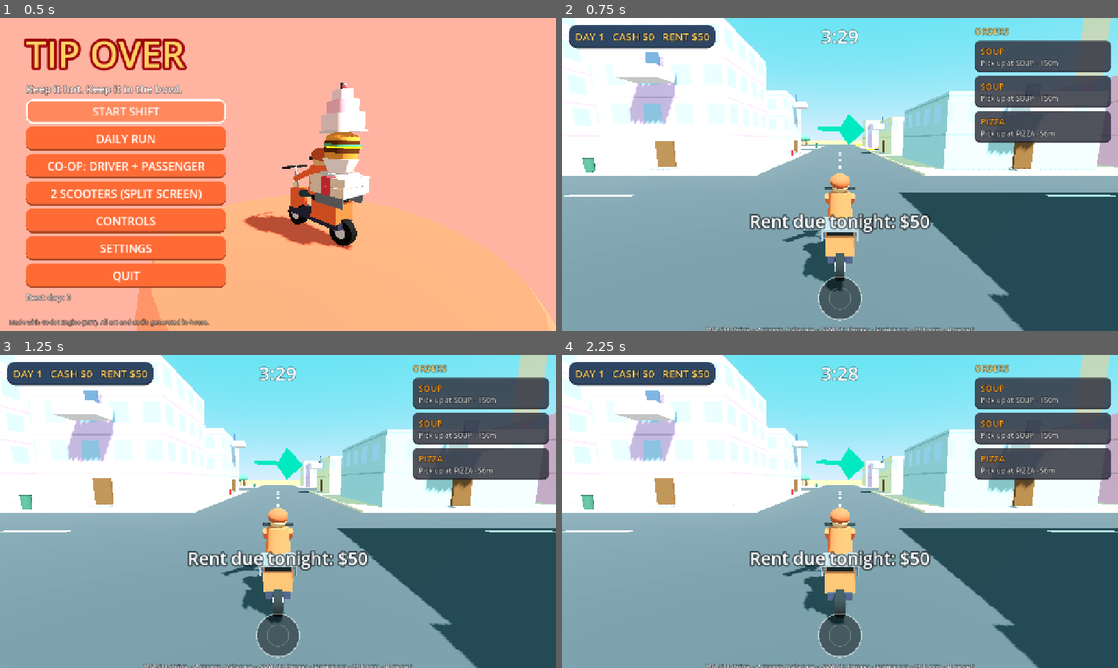
Above: before the commit, frames 1-4 (two rows, left to right).
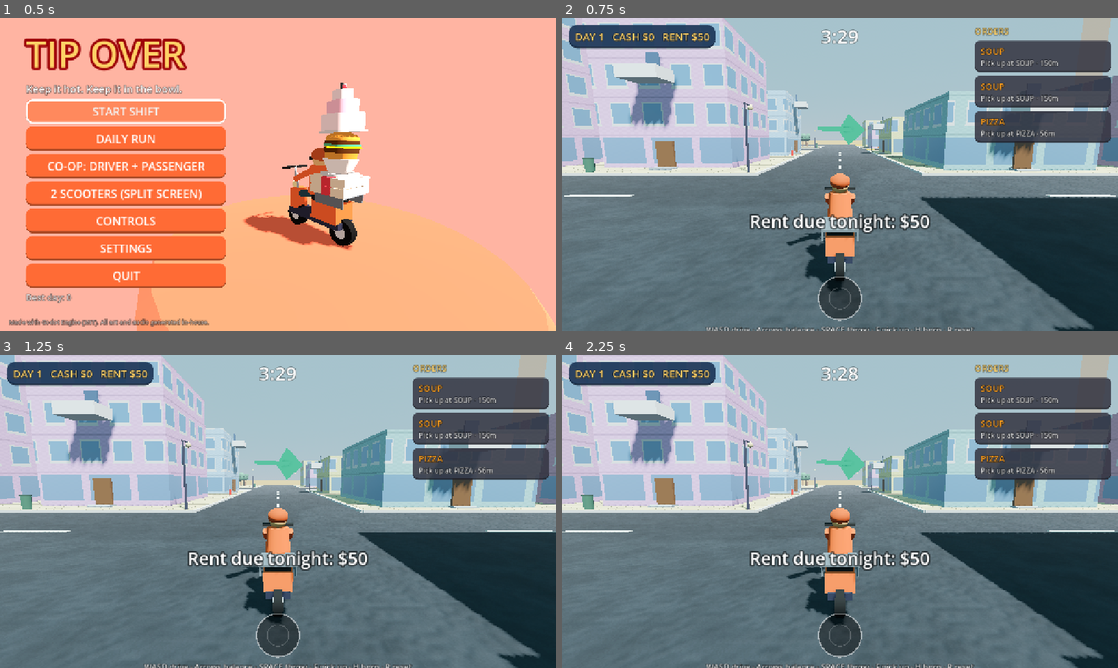
Above: after the commit, the same moments.

Repository: rraeyz/Hot_Delivery
Game: Godot game, scene res://scenes/main.tscn
Two runs of this game, one before a commit and one after it. Both use one fixed random seed, a clock stepped at 60 frames per second and the inputs below.
Inputs (mouse positions are in pixels of both pictures, inside the frame that each line leads up to):
- Up to frame 1 (0.5 s): no input
- Up to frame 2 (0.75 s): click "DAILY RUN" at 0.5 s
- Up to frame 3 (1.25 s): no input
- Up to frame 4 (2.25 s): tap Enter (p2_throw) at 1.25 s; move the mouse to (962, 495) at 1.27 s; hold D (p1_right) 1.28-2.03 s; tap H (p1_horn) at 1.35 s; tap Backspace (p2d_reset) at 2 s; move the mouse to (728, 527) at 2.02 s; hold S (p1_brake) from 2.03 s (still down); tap W (p1_throttle) at 2.1 s

Frame 1 is identical in both runs. In frame 2, 88% of the frame differs, in the area x 0-100%, y 0-100%; in frame 3, 88%; in frame 4, 88%.

Commit message:
WIP visual overhaul: Forward+ renderer, Look module (time of day, AgX, SSAO/SSIL, volumetric fog, procedural road/tile/building shaders), lamps, headlight, quality setting
Co-Authored-By: Claude Opus 5.5 <noreply@anthropic.com>
Claude-Session: https://claude.ai/code/session_01JFvHhZrpuE6HWb489Piese

Diff:
--- a/project.godot
+++ b/project.godot
@@ -6,7 +6,7 @@
 config/name="Tip Over"
 config/description="Physics comedy food delivery roguelite."
 run/main_scene="res://scenes/main.tscn"
-config/features=PackedStringArray("4.6", "GL Compatibility")
+config/features=PackedStringArray("4.6", "Forward Plus")
 config/icon="res://icon.svg"
 
 [autoload]
@@ -27,6 +27,7 @@
 
 [rendering]
 
-renderer/rendering_method="gl_compatibility"
-renderer/rendering_method.mobile="gl_compatibility"
+renderer/rendering_method="forward_plus"
+renderer/rendering_method.mobile="mobile"
+rendering_device/fallback_to_opengl3=true
 anti_aliasing/quality/msaa_3d=2
--- a/scripts/game.gd
+++ b/scripts/game.gd
@@ -3,12 +3,12 @@
 
 const SAVE_PATH := "user://save.json"
 
-var settings := {"color": 0, "lang": "", "shake": 1.0, "volume": 0.8, "music": 0.6, "fullscreen": false}
+var settings := {"quality": 2, "color": 0, "lang": "", "shake": 1.0, "volume": 0.8, "music": 0.6, "fullscreen": false}
 var save := {"best_day": 0, "runs": 0, "unlock_level": 0, "rep": 0, "daily_best": {}}
 
 const UI := {
 	"en": {
-		"play": "START SHIFT", "daily": "DAILY RUN", "coop": "CO-O …(114 unchanged characters)…  "CONTROLS", "color": "SCOOTER COLOR", "district": "District", "bazaar": "Bazaar …(156 unchanged characters)…
+		"play": "START SHIFT", "daily": "DAILY RUN", "coop": "CO-O …(114 unchanged characters)…  "CONTROLS", "color": "SCOOTER COLOR", "quality": "GRAPHICS", "q0": "LOW", "q1": "MEDIUM", "q2": "HIGH", "district": "District", "bazaar": "Bazaar …(156 unchanged characters)…
 		"settings": "SETTINGS", "quit": "QUIT", "day": "DAY", "rent": "RENT", "money": "CASH",
 		"time": "TIME", "pickup": "Pick up at", "deliver": "Deliver to", "orders": "ORDERS",
 		"no_orders": "Waiting for orders...", "fired": "YOU'RE FIRED!", "paid": "RENT PAID",
@@ -27,7 +27,7 @@
 		"rent_due": "Rent due tonight: $%d", "credits": "Made with Godot Engine (MIT). All art and audio generated in-house.",
 	},
 	"tr": {
-		"play": "VARDİYAYA BAŞLA", "daily": "GÜNLÜK KOŞU", "coop": …(124 unchanged characters)… KONTROLLER", "color": "SCOOTER RENGİ", "district": "Mahalle", "bazaar": "Çarşı", …(157 unchanged characters)…
+		"play": "VARDİYAYA BAŞLA", "daily": "GÜNLÜK KOŞU", "coop": …(124 unchanged characters)… KONTROLLER", "color": "SCOOTER RENGİ", "quality": "GRAFİK", "q0": "DÜŞÜK", "q1": "ORTA", "q2": "YÜKSEK", "district": "Mahalle", "bazaar": "Çarşı", …(157 unchanged characters)…
 		"settings": "AYARLAR", "quit": "ÇIKIŞ", "day": "GÜN", "rent": "KİRA", "money": "PARA",
 		"time": "SÜRE", "pickup": "Al:", "deliver": "Teslim:", "orders": "SİPARİŞLER",
 		"no_orders": "Sipariş bekleniyor...", "fired": "KOVULDUN!", "paid": "KİRA ÖDENDİ",
--- a/scripts/logic/run_state.gd
+++ b/scripts/logic/run_state.gd
@@ -37,6 +37,7 @@
 var fired := false
 var stats := {"deliveries": 0, "crashes": 0, "throws": 0, "spilled": 0, "best_tip": 0}
 var theme := "bazaar"
+var tod := "noon"   # time of day of the current shift
 var unlock_level := 0   # how many extra foods are unlocked (meta progression)
 
 
@@ -115,6 +116,7 @@
 
 func roll_chaos() -> void:
 	chaos.clear()
+	tod = "noon" if day == 1 else ["morning", "noon", "sunset", "night"][rng.randi() % 4]
 	var n := 0
 	if day >= 2:
 		n = 1
--- /dev/null
+++ b/scripts/look.gd
@@ -0,0 +1,203 @@
+class_name Look
+extends RefCounted
+## Visual style: environment/lighting per time of day, and world-space procedural materials.
+## Everything is generated (no texture files), so it stays license-free and tiny.
+
+const TODS := {
+	# sun pitch/yaw (deg), sun color, sun energy, sky top, horizon, ambient energy, night factor
+	"morning": [-22.0, 60.0, "#ffd6a5", 1.0, "#8ecae6", "#ffe5d9", 0.45, 0.0],
+	"noon": [-58.0, 35.0, "#fff8ee", 1.25, "#4ea8de", "#cde7f7", 0.5, 0.0],
+	"sunset": [-9.0, -60.0, "#ff8c42", 1.1, "#3d5a80", "#ffb07c", 0.4, 0.15],
+	"night": [-40.0, 120.0, "#9db4ff", 0.18, "#0b1026", "#26305a", 0.25, 1.0],
+}
+
+const ROAD_SHADER := """
+shader_type spatial;
+uniform vec3 tint : source_color = vec3(0.19, 0.2, 0.22);
+uniform float wet = 0.0;
+varying vec3 wpos;
+float hash(vec2 p) { return fract(sin(dot(p, vec2(127.1, 311.7))) * 43758.5453); }
+float noise(vec2 p) {
+	vec2 i = floor(p); vec2 f = fract(p); f = f * f * (3.0 - 2.0 * f);
+	return mix(mix(hash(i), hash(i + vec2(1, 0)), f.x), mix(hash(i + vec2(0, 1)), hash(i + vec2(1, 1)), f.x), f.y);
+}
+void vertex() { wpos = (MODEL_MATRIX * vec4(VERTEX, 1.0)).xyz; }
+void fragment() {
+	vec2 p = wpos.xz;
+	float n = noise(p * 1.7) * 0.5 + noise(p * 7.0) * 0.3 + hash(floor(p * 40.0)) * 0.2;
+	float patch = smoothstep(0.55, 0.6, noise(p * 0.08));
+	vec3 col = tint * (0.8 + 0.4 * n) * (1.0 - patch * 0.15);
+	ALBEDO = col;
+	ROUGHNESS = mix(0.92, 0.25, wet * (0.6 + 0.4 * noise(p * 0.5)));
+	float e = 0.02;
+	float nx = noise((p + vec2(e, 0)) * 7.0) - noise((p - vec2(e, 0)) * 7.0);
+	float nz = noise((p + vec2(0, e)) * 7.0) - noise((p - vec2(0, e)) * 7.0);
+	NORMAL = normalize(NORMAL + (VIEW_MATRIX * vec4(nx * 1.5, 0.0, nz * 1.5, 0.0)).xyz);
+}
+"""
+
+const TILE_SHADER := """
+shader_type spatial;
+uniform vec3 tint : source_color = vec3(0.72, 0.69, 0.65);
+uniform float tile = 1.2;
+uniform float grass = 0.0;
+varying vec3 wpos;
+float hash(vec2 p) { return fract(sin(dot(p, vec2(127.1, 311.7))) * 43758.5453); }
+void vertex() { wpos = (MODEL_MATRIX * vec4(VERTEX, 1.0)).xyz; }
+void fragment() {
+	vec2 p = wpos.xz / tile;
+	vec2 g = fract(p);
+	float joint = 1.0 - step(0.04, g.x) * step(0.04, g.y);
+	float h = hash(floor(p));
+	vec3 col = tint * (0.88 + 0.16 * h);
+	if (grass > 0.5) {
+		float b = hash(floor(wpos.xz * 9.0));
+		col = tint * (0.75 + 0.35 * b);
+		joint = 0.0;
+	}
+	if (NORMAL.y < 0.5) { joint = 0.0; col *= 0.85; }
+	ALBEDO = mix(col, col * 0.55, joint);
+	ROUGHNESS = 0.85;
+}
+"""
+
+const BUILDING_SHADER := """
+shader_type spatial;
+uniform vec3 base_color : source_color;
+uniform float night = 0.0;
+uniform float seed = 0.0;
+varying vec3 wpos;
+varying vec3 wnorm;
+float hash(vec2 p) { return fract(sin(dot(p, vec2(127.1, 311.7)) + seed) * 43758.5453); }
+void vertex() {
+	wpos = (MODEL_MATRIX * vec4(VERTEX, 1.0)).xyz;
+	wnorm = normalize((MODEL_MATRIX * vec4(NORMAL, 0.0)).xyz);
+}
+void fragment() {
+	if (abs(wnorm.y) > 0.5) {
+		vec2 g = fract(wpos.xz / 2.0);
+		ALBEDO = base_color * 0.55 * (0.9 + 0.1 * step(0.5, g.x));
+		ROUGHNESS = 0.95;
+	} else {
+		vec2 c = abs(wnorm.x) > 0.5 ? wpos.zy : wpos.xy;
+		vec2 cell = floor(c / vec2(2.6, 3.0));
+		vec2 g = fract(c / vec2(2.6, 3.0));
+		float frame = step(0.18, g.x) * step(g.x, 0.82) * step(0.25, g.y) * step(g.y, 0.85);
+		float glass = step(0.22, g.x) * step(g.x, 0.78) * step(0.29, g.y) * step(g.y, 0.81);
+		float upper = step(3.2, wpos.y);
+		frame *= upper; glass *= upper;
+		float sill = step(0.2, g.y) * step(g.y, 0.25) * step(0.15, g.x) * step(g.x, 0.85) * upper;
+		float band = step(0.96, fract(wpos.y / 3.0));
+		float shop = (1.0 - upper) * step(0.6, wpos.y) * step(wpos.y, 2.7) * step(0.08, fract(c.x / 4.0)) * step(fract(c.x / 4.0), 0.92);
+		float brick = step(0.5, fract(c.y * 3.0 + step(0.5, fract(c.x * 1.5)) * 0.5)) * 0.04;
+		vec3 wall = base_color * (0.95 - brick) * (1.0 - band * 0.15);
+		vec3 frame_col = vec3(0.93);
+		float lit = step(0.55, hash(cell)) * night;
+		vec3 glass_col = mix(vec3(0.45, 0.62, 0.78), vec3(1.0, 0.82, 0.5), lit);
+		vec3 col = mix(wall, frame_col, frame - glass + sill);
+		col = mix(col, glass_col, max(glass, shop * 0.9));
+		ALBEDO = col;
+		ROUGHNESS = mix(0.9, 0.08, max(glass, shop));
+		METALLIC = max(glass, shop) * 0.3;
+		EMISSION = glass_col * max(glass * lit, shop * night) * 1.6;
+	}
+}
+"""
+
+static var _shaders := {}
+
+
+static func shader(code: String) -> Shader:
+	if not _shaders.has(code):
+		var s := Shader.new()
+		s.code = code
+		_shaders[code] = s
+	return _shaders[code]
+
+
+static func road_mat(wet: bool) -> ShaderMaterial:
+	var m := ShaderMaterial.new()
+	m.shader = shader(ROAD_SHADER)
+	m.set_shader_parameter("wet", 1.0 if wet else 0.0)
+	return m
+
+
+static func tile_mat(c: Color, grass := false, tile := 1.2) -> ShaderMaterial:
+	var m := ShaderMaterial.new()
+	m.shader = shader(TILE_SHADER)
+	m.set_shader_parameter("tint", c)
+	m.set_shader_parameter("grass", 1.0 if grass else 0.0)
+	m.set_shader_parameter("tile", tile)
+	return m
+
+
+static func building_mat(c: Color, night: float, seed_value: float) -> ShaderMaterial:
+	var m := ShaderMaterial.new()
+	m.shader = shader(BUILDING_SHADER)
+	m.set_shader_parameter("base_color", c)
+	m.set_shader_parameter("night", night)
+	m.set_shader_parameter("seed", seed_value)
+	return m
+
+
+## Builds sky, sun and post-processing. Returns {env, sun, night}.
+static func environment(parent: Node, tod: String, theme: Dictionary, chaos: Array) -> Dictionary:
+	var d: Array = TODS[tod]
+	var q := int(Game.settings.get("quality", 2))
+	var rainy := "rain" in chaos
+	var we := WorldEnvironment.new()
+	var env := Environment.new()
+	var sky := Sky.new()
+	var sm := ProceduralSkyMaterial.new()
+	sm.sky_top_color = Color(d[4]) if tod != "noon" else Color(theme.sky)
+	sm.sky_horizon_color = Color(d[5])
+	sm.ground_horizon_color = Color(d[5])
+	sm.ground_bottom_color = Color(d[5]).darkened(0.6)
+	sm.sun_angle_max = 20.0
+	sm.sky_curve = 0.12
+	if rainy:
+		sm.sky_top_color = sm.sky_top_color.lerp(Color("#5c677d"), 0.7)
+		sm.sky_horizon_color = sm.sky_horizon_color.lerp(Color("#979dac"), 0.7)
+	sky.sky_material = sm
+	env.background_mode = Environment.BG_SKY
+	env.sky = sky
+	env.ambient_light_source = Environment.AMBIENT_SOURCE_SKY
+	env.ambient_light_energy = d[6] * (1.2 if rainy else 1.0)
+	env.reflected_light_source = Environment.REFLECTION_SOURCE_SKY
+	env.tonemap_mode = Environment.TONE_MAPPER_AGX if q > 0 else Environment.TONE_MAPPER_FILMIC
+	env.tonemap_white = 6.0
+	env.adjustment_enabled = true
+	env.adjustment_saturation = 1.15
+	env.adjustment_contrast = 1.05
+	env.glow_enabled = true
+	env.glow_intensity = 0.5 if tod == "night" else 0.25
+	env.glow_bloom = 0.05
+	if q >= 1:
+		env.ssao_enabled = true
+		env.ssao_radius = 1.2
+		env.ssao_intensity = 1.6
+	if q >= 2:
+		env.ssil_enabled = true
+		env.volumetric_fog_enabled = true
+		env.volumetric_fog_density = 0.004 if tod != "night" else 0.01
+		env.volumetric_fog_albedo = Color(d[5])
+		env.volumetric_fog_anisotropy = 0.6
+	env.fog_enabled = true
+	env.fog_light_color = Color(d[5])
+	env.fog_density = 0.002
+	env.fog_aerial_perspective = 0.4
+	if "fog" in chaos:
+		env.fog_density = 0.035
+		env.fog_sky_affect = 0.6
+	we.environment = env
+	parent.add_child(we)
+	var sun := DirectionalLight3D.new()
+	sun.rotation = Vector3(deg_to_rad(d[0]), deg_to_rad(d[1]), 0)
+	sun.light_color = Color(d[2])
+	sun.light_energy = d[3] * (0.5 if rainy else 1.0)
+	sun.shadow_enabled = true
+	sun.shadow_blur = 1.5
+	sun.directional_shadow_max_distance = 90.0 if q >= 2 else 60.0
+	sun.directional_shadow_mode = DirectionalLight3D.SHADOW_PARALLEL_4_SPLITS if q >= 1 else DirectionalLight3D.SHADOW_ORTHOGONAL
+	parent.add_child(sun)
+	return {"env": env, "sun": sun, "night": float(d[7])}
--- a/scripts/main.gd
+++ b/scripts/main.gd
@@ -208,6 +208,10 @@
 			Game.settings[key] = val
 			Game.apply_settings())
 		v.add_child(s)
+	v.add_child(UiKit.button("%s: %s" % [Game.t("quality"), Game.t("q%d" % int(Game.settings.quality))], func():
+		Game.settings.quality = (int(Game.settings.quality) + 1) % 3
+		Game.write_save()
+		show_settings()))
 	var nc := Game.colors_unlocked()
 	var cb := UiKit.button("%s %d/%d" % [Game.t("color"), int(Game.settings.color) + 1, nc], func():
 		Game.settings.color = (int(Game.settings.color) + 1) % Game.colors_unlocked()
--- a/scripts/scooter.gd
+++ b/scripts/scooter.gd
@@ -25,6 +25,7 @@
 var color := Color("#ff6b35")
 var rack: Rack
 var visual: Node3D
+var headlight: SpotLight3D
 var rider: Node3D
 var wheels: Array = []
 var rays: Array = []
@@ -103,6 +104,14 @@
 	stem.rotation.x = -0.25
 	U.box(visual, Vector3(0.7, 0.05, 0.05), Color("#1d1d1d"), Vector3(0, 1.33, -0.72))
 	U.sphere(visual, 0.08, Color("#fff3b0"), Vector3(0, 0.95, -0.7))  # headlight
+	headlight = SpotLight3D.new()
+	headlight.position = Vector3(0, 0.95, -0.75)
+	headlight.spot_range = 22.0
+	headlight.spot_angle = 32.0
+	headlight.light_energy = 3.0
+	headlight.light_color = Color("#fff3d6")
+	headlight.visible = false
+	visual.add_child(headlight)
 	# rack plate
 	U.box(visual, Vector3(0.62, 0.04, 0.62), Color("#6c757d"), Vector3(0, 0.96, 0.5))
 	for x in [-0.29, 0.29]:
--- a/scripts/world.gd
+++ b/scripts/world.gd
@@ -4,32 +4,7 @@
 
 signal shift_ended(result: Dictionary)
 
-const BUILDING_SHADER := """
-shader_type spatial;
-uniform vec3 base_color : source_color;
-varying vec3 wpos;
-varying vec3 wnorm;
-void vertex() {
-	wpos = (MODEL_MATRIX * vec4(VERTEX, 1.0)).xyz;
-	wnorm = normalize((MODEL_MATRIX * vec4(NORMAL, 0.0)).xyz);
-}
-void fragment() {
-	if (abs(wnorm.y) > 0.5) {
-		ALBEDO = base_color * 0.75;
-		ROUGHNESS = 0.9;
-	} else {
-		vec2 c = abs(wnorm.x) > 0.5 ? wpos.zy : wpos.xy;
-		vec2 g = fract(c / vec2(2.6, 3.0));
-		float win = step(0.22, g.x) * step(g.x, 0.78) * step(0.3, g.y) * step(g.y, 0.82);
-		win *= step(2.6, wpos.y);
-		float band = step(0.95, fract(wpos.y / 3.0));
-		vec3 col = mix(base_color, base_color * 0.82, band);
-		ALBEDO = mix(col, vec3(0.62, 0.8, 0.95), win * 0.9);
-		ROUGHNESS = mix(0.9, 0.15, win);
-		METALLIC = win * 0.2;
-	}
-}
-"""
+
 
 var run: RunState
 var city: Dictionary
@@ -93,6 +68,7 @@
 			s.color = Color("#4361ee")
 		add_child(s)
 		s.global_position = city.spawn + Vector3(3.0 * i, 0, 0)
+		s.headlight.visible = night > 0.1
 		s.rack.item_fell.connect(_on_item_fell)
 		s.rack.spilled.connect(_on_spilled)
 		s.crashed.connect(_on_crash)
@@ -128,42 +104,14 @@
 
 # ---------------------------------------------------------------- building
 
+var night := 0.0
+var lamps: Array = []
+
+
 func _build_environment() -> void:
-	var we := WorldEnvironment.new()
-	env = Environment.new()
-	var sky := Sky.new()
-	var sm := ProceduralSkyMaterial.new()
-	sm.sky_top_color = Color(city.theme.sky)
-	sm.sky_horizon_color = Color("#bde0fe")
-	sm.ground_horizon_color = Color("#bde0fe")
-	sm.ground_bottom_color = Color("#6c757d")
-	sky.sky_material = sm
-	env.background_mode = Environment.BG_SKY
-	env.sky = sky
-	env.ambient_light_source = Environment.AMBIENT_SOURCE_SKY
-	env.ambient_light_energy = 0.5
-	env.ambient_light_sky_contribution = 0.6
-	env.ambient_light_color = Color("#fff1e0")
-	env.tonemap_mode = Environment.TONE_MAPPER_FILMIC
-	env.glow_enabled = true
-	env.glow_intensity = 0.3
-	if "fog" in run.chaos:
-		env.fog_enabled = true
-		env.fog_light_color = Color("#d8e2dc")
-		env.fog_density = 0.035
-		env.fog_sky_affect = 0.6
-	if "rain" in run.chaos:
-		sm.sky_top_color = Color("#5c677d")
-		sm.sky_horizon_color = Color("#979dac")
-		env.ambient_light_energy = 0.6
-	we.environment = env
-	add_child(we)
-	var sun := DirectionalLight3D.new()
-	sun.rotation = Vector3(deg_to_rad(-55), deg_to_rad(35), 0)
-	sun.light_energy = 0.6 if "rain" in run.chaos else 1.1
-	sun.shadow_enabled = true
-	sun.directional_shadow_max_distance = 70.0
-	add_child(sun)
+	var r := Look.environment(self, run.tod, city.theme, run.chaos)
+	env = r.env
+	night = r.night
 	if "rain" in run.chaos:
 		rain = CPUParticles3D.new()
 		rain.amount = 600
@@ -183,15 +131,9 @@
 
 
 func _bmat(hex: String) -> ShaderMaterial:
-	if _bmats.has(hex):
-		return _bmats[hex]
-	var sh := Shader.new()
-	sh.code = BUILDING_SHADER
-	var m := ShaderMaterial.new()
-	m.shader = sh
-	m.set_shader_parameter("base_color", Color(hex))
-	_bmats[hex] = m
-	return m
+	if not _bmats.has(hex):
+		_bmats[hex] = Look.building_mat(Color(hex), night, float(_bmats.size()) * 3.7)
+	return _bmats[hex]
 
 
 func _build_city() -> void:
@@ -200,6 +142,7 @@
 	# ground
 	var g := U.static_box(self, Vector3(size + 60, 1, size + 60), Color(city.theme.ground), Vector3(size * 0.5, -0.5, size * 0.5))
 	g.collision_layer = 1
+	(g.get_child(1) as MeshInstance3D).material_override = Look.road_mat("rain" in run.chaos)
 	# grass outside city
 	U.box(self, Vector3(size + 400, 0.9, size + 400), Color(city.theme.outer), Vector3(size * 0.5, -0.52, size * 0.5))
 	# boundary walls
@@ -220,7 +163,9 @@
 	for b in city.blocks:
 		var c: Vector3 = b.center
 		var col := (Color("#74c69d") if run.theme != "beach" else Color("#f4e1a1")) if b.park else Color(city.theme.walk)
-		U.static_box(self, Vector3(CityGen.BLOCK, 0.15, CityGen.BLOCK), col, c + Vector3(0, 0.075, 0))
+		var slab := U.static_box(self, Vector3(CityGen.BLOCK, 0.15, CityGen.BLOCK), col, c + Vector3(0, 0.075, 0))
+		(slab.get_child(1) as MeshInstance3D).material_override = Look.tile_mat(col, b.park and run.theme != "beach")
+		_street_furniture(c)
 		if b.park:
 			# a big jump ramp in the park
 			_ramp(c + Vector3(0, 0.15, 6), 0.0, Color("#e76f51"), 1.4)
@@ -235,7 +180,10 @@
 		cs.position = Vector3(0, 1.5, 0)
 		tr.add_child(cs)
 		U.cyl(tr, 0.2, 0.25, 2.4, Color("#7f5539"), Vector3(0, 1.2, 0), 8)
-		U.sphere(tr, 1.3, Color("#52b788"), Vector3(0, 3.0, 0))
+		var leaf := Color("#52b788").lerp(Color("#2d6a4f"), rng.randf())
+		U.sphere(tr, 1.3, leaf, Vector3(0, 3.0, 0))
+		U.sphere(tr, 0.9, leaf.lightened(0.1), Vector3(0.6, 3.6, 0.2))
+		U.sphere(tr, 0.8, leaf.darkened(0.1), Vector3(-0.5, 3.4, -0.4))
 		add_child(tr)
 	# buildings
 	for i in city.lots.size():
@@ -248,6 +196,44 @@
 			U.box(sb, Vector3(1.2, 0.145, 0.71), Color("#222222"), Vector3(-3.0 + s * 3.0, 0, 0))
 	for p in city.props:
 		_prop(p.kind, p.pos + Vector3(0, 0.15, 0))
+
+
+## Curbs, lamp posts at block corners, benches. Lamps light up at night.
+func _street_furniture(c: Vector3) -> void:
+	var h := CityGen.BLOCK * 0.5
+	for e in [[Vector3(0, 0.08, h), Vector3(CityGen.BLOCK, 0.17, 0.25)], [Vector3(0, 0.08, -h), Vector3(CityGen.BLOCK, 0.17, 0.25)],
+			[Vector3(h, 0.08, 0), Vector3(0.25, 0.17, CityGen.BLOCK)], [Vector3(-h, 0.08, 0), Vector3(0.25, 0.17, CityGen.BLOCK)]]:
+		U.box(self, e[1], Color("#d9d9d9"), c + e[0])
+	for k in [Vector3(1, 0, 1), Vector3(-1, 0, -1)]:
+		var p: Vector3 = c + k * (h - 0.8)
+		var lamp := Node3D.new()
+		lamp.position = p
+		add_child(lamp)
+		U.cyl(lamp, 0.07, 0.1, 5.0, Color("#2b2d42"), Vector3(0, 2.6, 0), 8)
+		U.box(lamp, Vector3(0.08, 0.08, 1.2), Color("#2b2d42"), Vector3(0, 5.1, -0.5 * k.z))
+		var bulb := U.sphere(lamp, 0.22, Color("#fff3b0"), Vector3(0, 4.95, -1.0 * k.z))
+		if night > 0.1:
+			var mat := StandardMaterial3D.new()
+			mat.albedo_color = Color("#fff3b0")
+			mat.emission_enabled = true
+			mat.emission = Color("#ffcf7a")
+			mat.emission_energy_multiplier = 4.0
+			bulb.material_override = mat
+			var l := OmniLight3D.new()
+			l.light_color = Color("#ffcf7a")
+			l.light_energy = 2.5 * night
+			l.omni_range = 14.0
+			l.position = Vector3(0, 4.6, -1.0 * k.z)
+			lamp.add_child(l)
+			lamps.append(l)
+	if rng.randf() < 0.5:
+		var bench := Node3D.new()
+		bench.position = c + Vector3(rng.randf_range(-10, 10), 0.15, h - 1.2)
+		add_child(bench)
+		U.box(bench, Vector3(1.8, 0.08, 0.5), Color("#8b5e34"), Vector3(0, 0.45, 0))
+		U.box(bench, Vector3(1.8, 0.5, 0.08), Color("#8b5e34"), Vector3(0, 0.75, 0.22))
+		for x in [-0.8, 0.8]:
+			U.box(bench, Vector3(0.06, 0.45, 0.45), Color("#2b2d42"), Vector3(x, 0.22, 0))
 
 
 func _ramp(pos: Vector3, yaw: float, c: Color, scale_h: float) -> void:
Not shown, added: scripts/look.gd.uid
